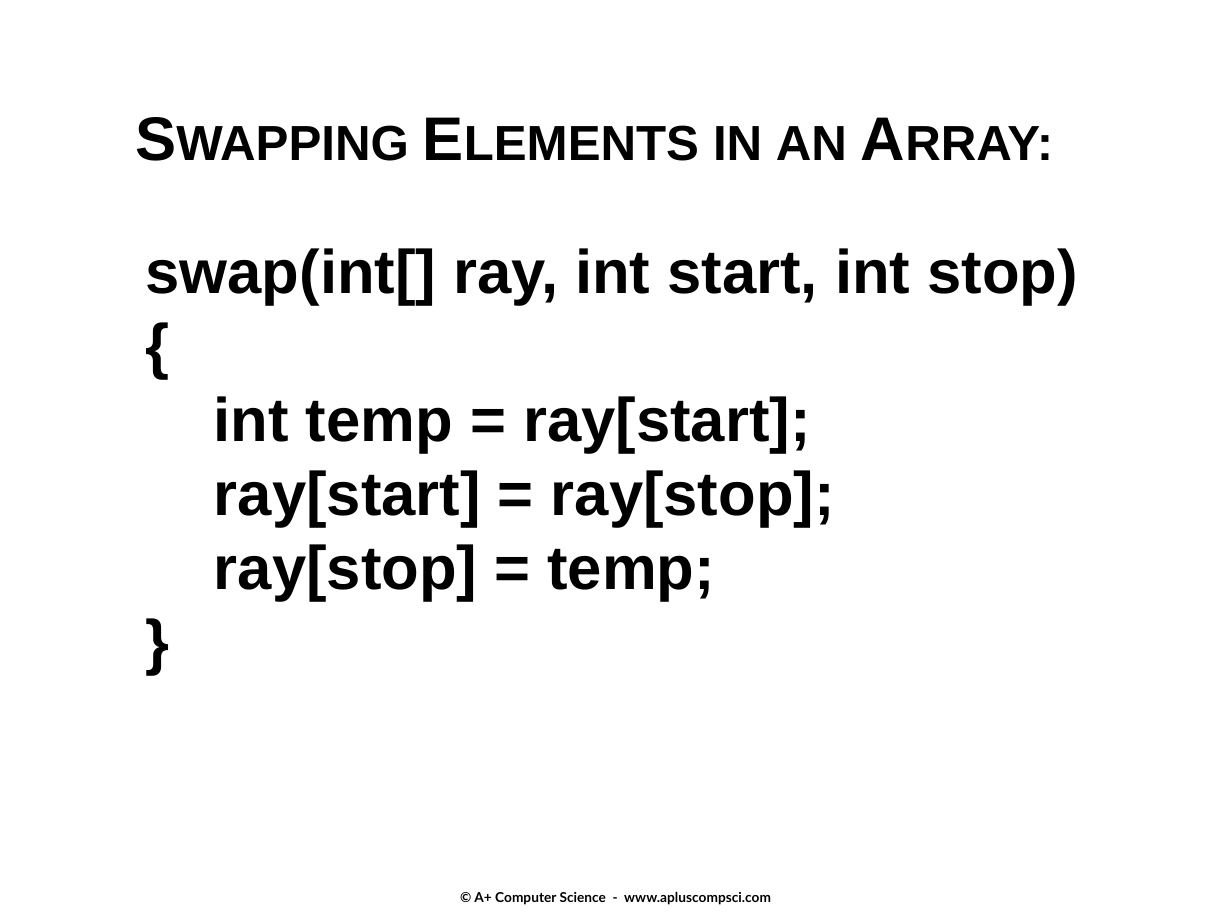
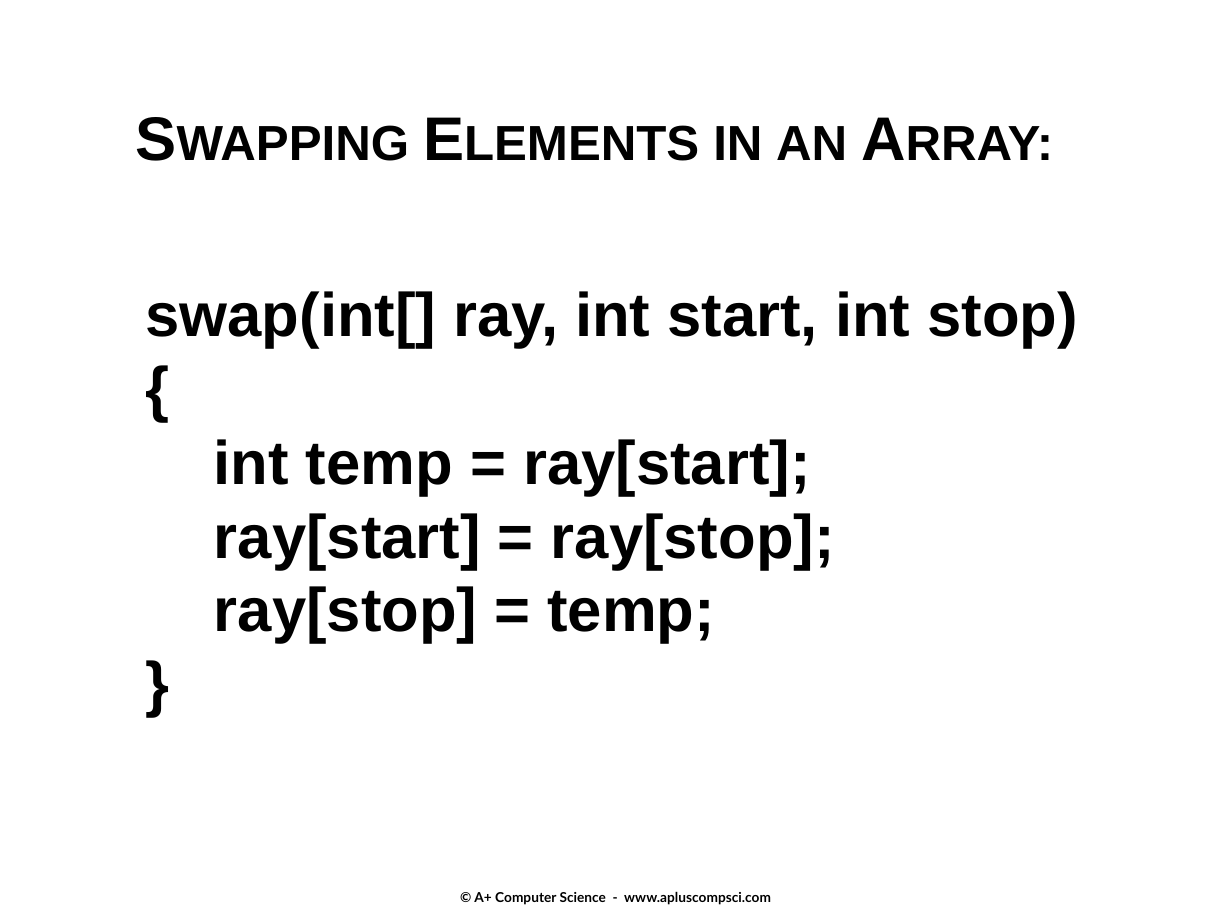
Before and after one commit to Cy-FairCS/cs3, a slide deck: slide 19 of u08c_heaps/notes/_a.heaps.pptx (slide 18 before the commit). Drawn at 1232x924 pixels with LibreOffice and Linux fonts; fonts in the diff are those of the drawing. Boxes give left, top, right and bottom in pixels: in the first picture for what was removed or moved away, otherwise in the second. Text is boxed around its words. In the diff, an @@ line names an element or a change of style, - is before the commit and + after.

```diff
--- a/u08c_heaps/notes/_a.heaps.pptx
+++ b/u08c_heaps/notes/_a.heaps.pptx
@@ text "swap(int[] ray, int start, int ..." moved from (x1=146, y1=248, x2=1077, y2=600) to (x1=146, y1=291, x2=1077, y2=643) @@
```
Also in this commit, not shown: 7 other slides changed, 3 slides added, 48 other files.
